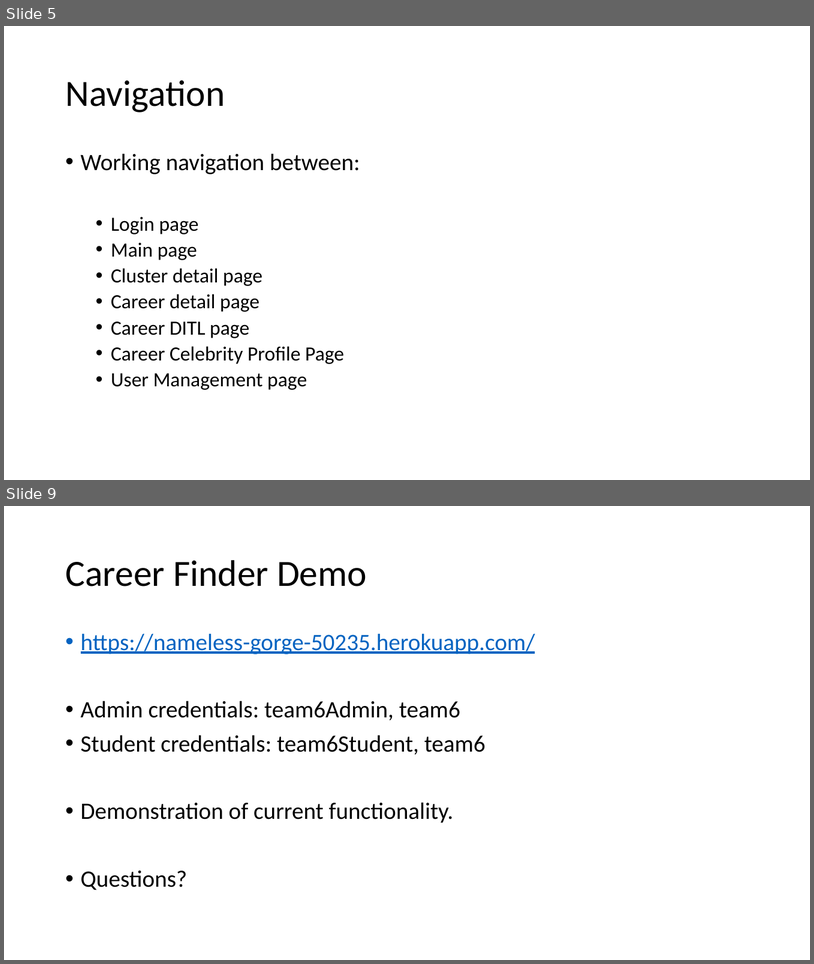
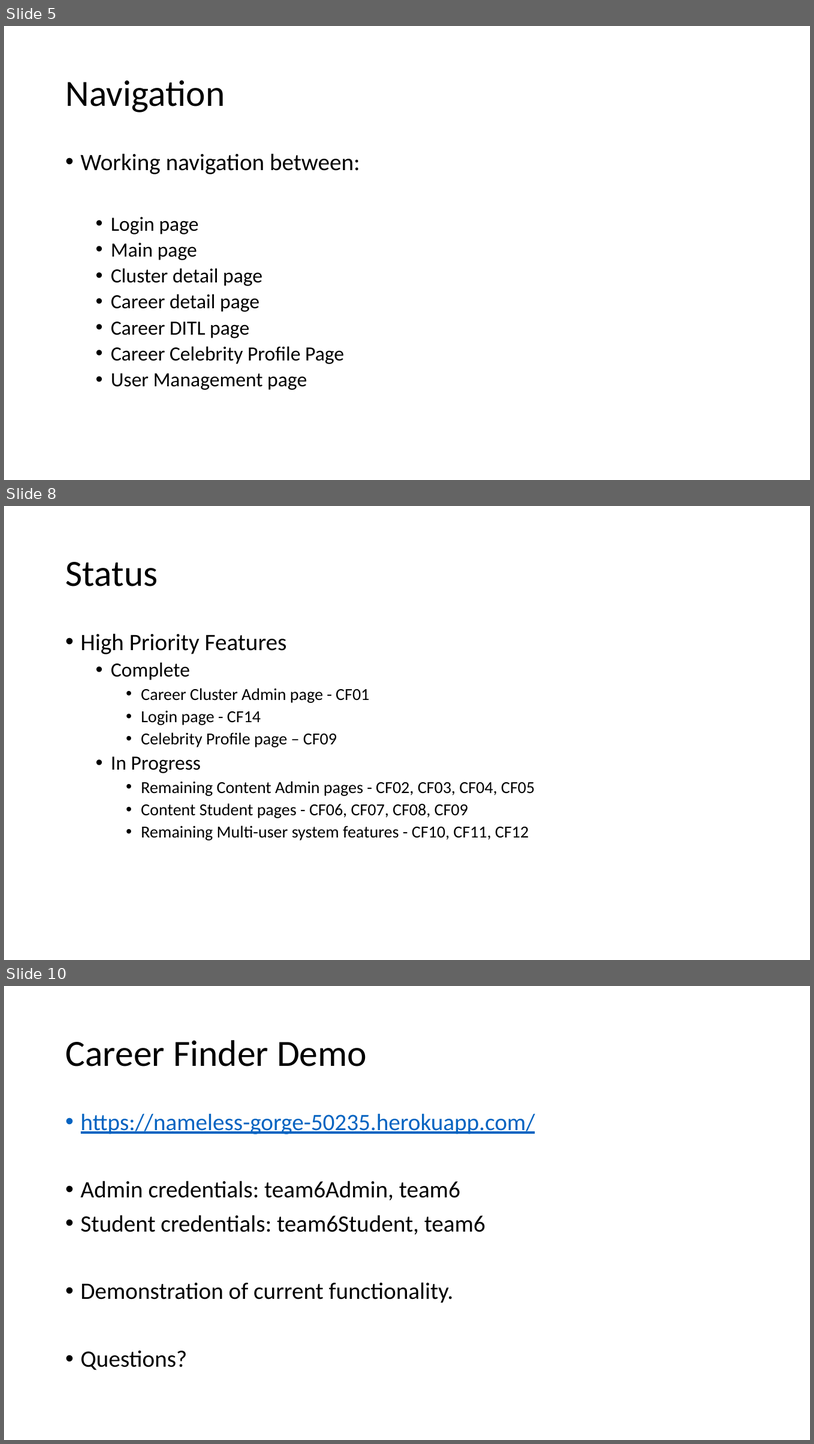
Before and after one commit to audiblePi/career-finder, a slide deck: docs/sprint2Presentation.pptx. Shown one above the other, each under a label of ours: slides 5 and 9 before the commit, slides 5, 8 and 10 after it; the slides between them are not shown. The pictures are 814x964 and 814x1444 pixels, drawn with LibreOffice and Linux fonts; fonts in the diff are those of the drawing. Boxes give left, top, right and bottom in pixels: in the first picture for what was removed or moved away, otherwise in the second. Text is boxed around its words. In the diff, an @@ line names an element or a change of style, - is before the commit and + after.

```diff
--- a/docs/sprint2Presentation.pptx
+++ b/docs/sprint2Presentation.pptx
@@ slide 8 added at (4, 506, 810, 960), background #FFFFFF @@
@@ title added at (65, 562, 158, 586), 44 pt, text #000000 @@
+Status
@@ text added at (81, 633, 535, 840), 20 pt, text #000000 @@
+• High Priority Features
+  • Complete
+    • Career Cluster Admin page - CF01
+    • Login page - CF14
+    • Celebrity Profile page – CF09
+  • In Progress
+    • Remaining Content Admin pages - CF02, CF03, CF04, CF05
+    • Content Student pages - CF06, CF07, CF08, CF09
+    • Remaining Multi-user system features - CF10, CF11, CF12
@@ what was slide 9 is now slide 10 @@
```
Also in this commit, not shown: 3 slides changed, 1 other slide added, 1 slide removed.
